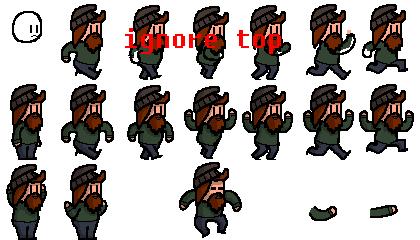
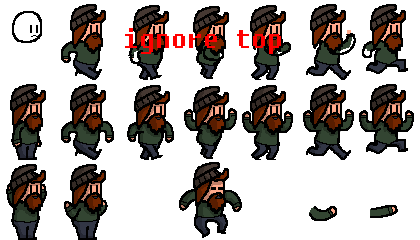
Layered file, before and after one edit (420×240). Changes by layer:
painted on "outlines" over box(200, 123, 379, 131)
painted on "color" over box(200, 123, 321, 129)
